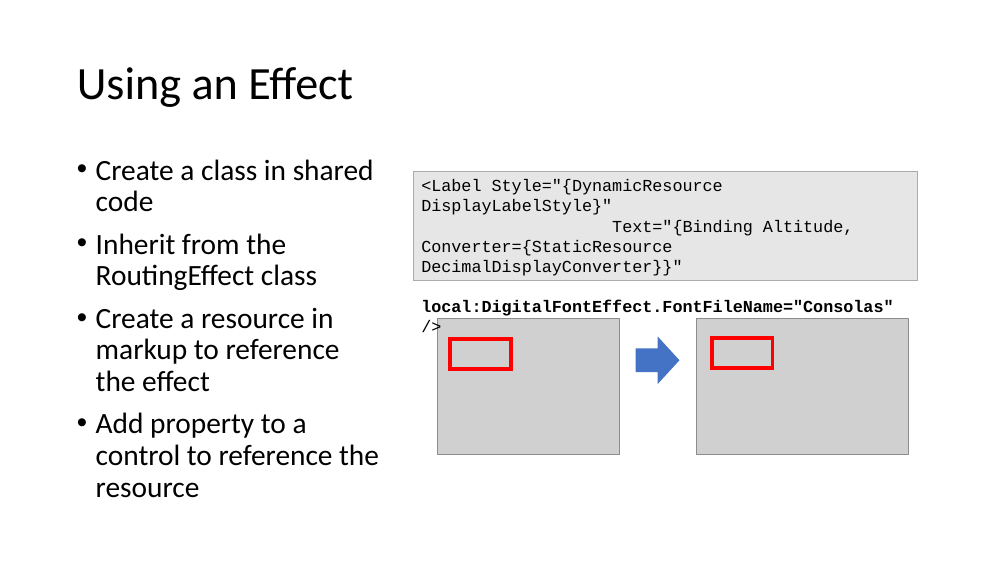
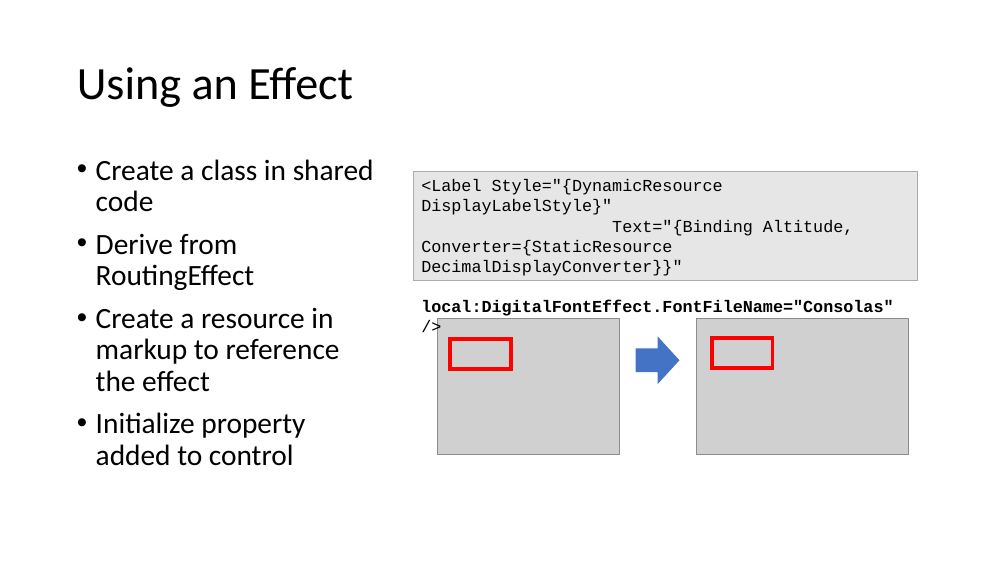
Before and after one commit to MissionMarsFourthHorizon/operation-remote-resupply, a slide deck: slide 7 of Module 2/Operation Remote Resupply, Part 2.pptx. Drawn at 1008x567 pixels with LibreOffice and Linux fonts; fonts in the diff are those of the drawing; grey boxes stand for pictures. Boxes give left, top, right and bottom in pixels: in the first picture for what was removed or moved away, otherwise in the second. Text is boxed around its words. In the diff, an @@ line names an element or a change of style, - is before the commit and + after.

```diff
--- a/Module 2/Operation Remote Resupply, Part 2.pptx
+++ b/Module 2/Operation Remote Resupply, Part 2.pptx
@@ text at (96, 234, 254, 290): text changed @@
-• Inherit from the RoutingEffect class
+• Derive from RoutingEffect
@@ text at (96, 412, 305, 466): text changed @@
-• Add property to a control to reference the resource
+• Initialize property added to control
```
Also in this commit, not shown: 10 other slides changed, 3 other files.
